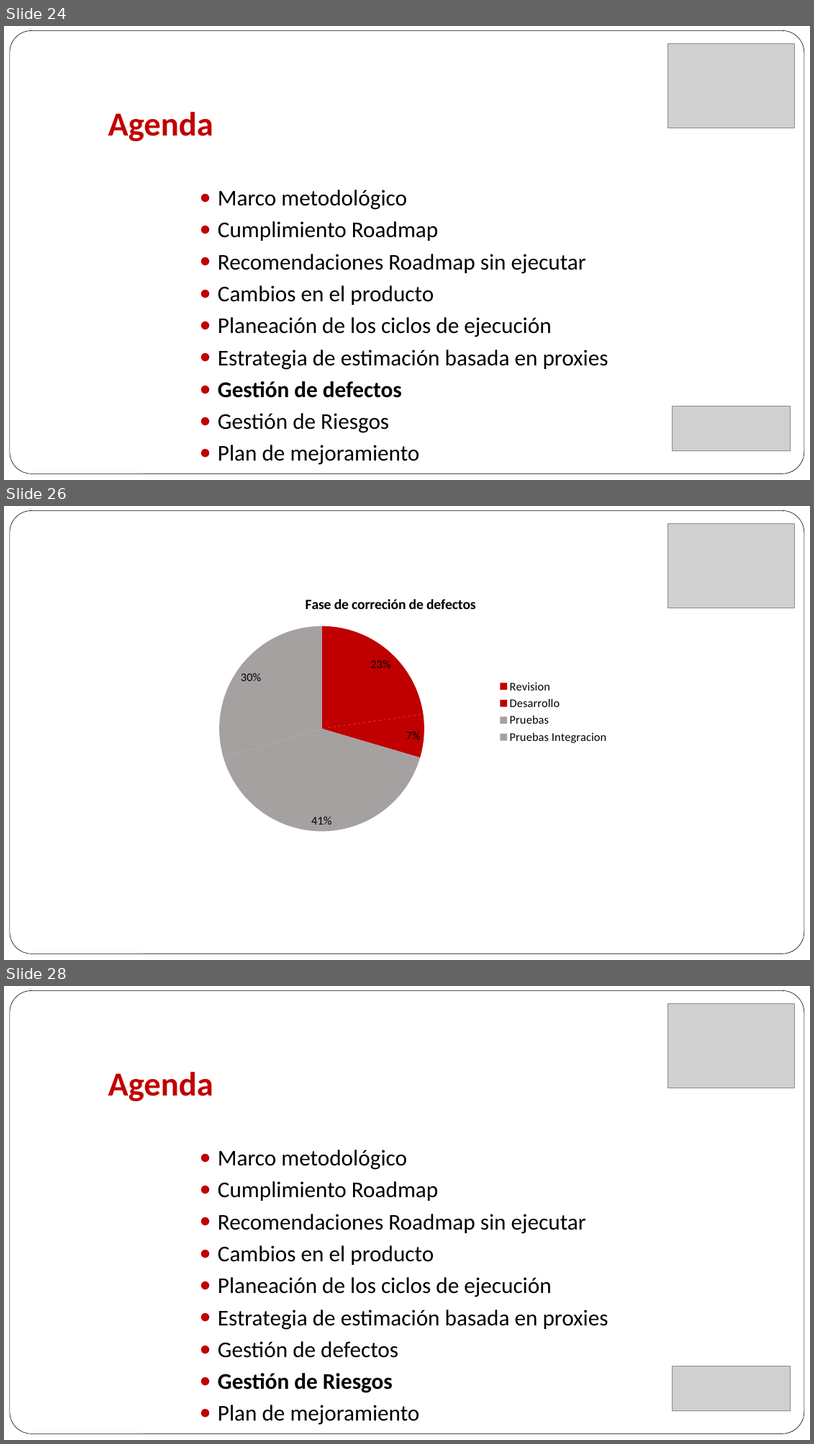
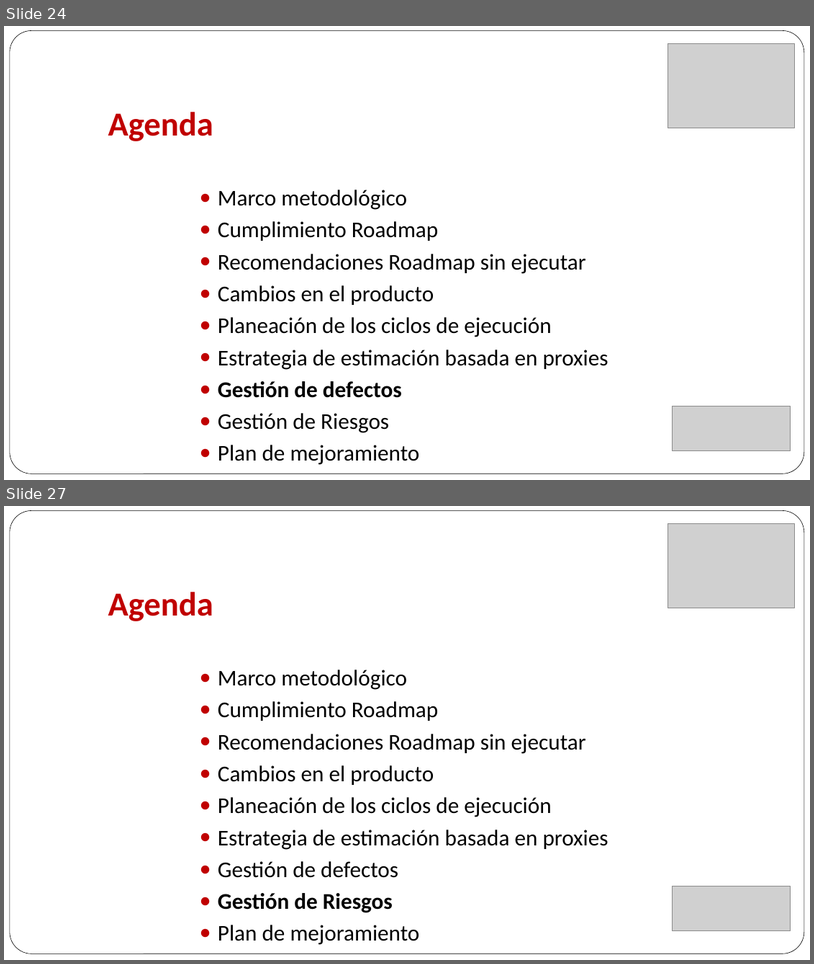
Before and after one commit to maforero/fejunesjuma, a slide deck: Projecto 3/Presenacion/Arquitectura Objetivo MPLA.pptx. Shown one above the other, each under a label of ours: slides 24, 26 and 28 before the commit, slides 24 and 27 after it; the slides between them are not shown. The pictures are 814x1444 and 814x964 pixels, drawn with LibreOffice and Linux fonts; fonts in the diff are those of the drawing; grey boxes stand for pictures. Boxes give left, top, right and bottom in pixels: in the first picture for what was removed or moved away, otherwise in the second. Text is boxed around its words. In the diff, an @@ line names an element or a change of style, - is before the commit and + after.

```diff
--- a/Projecto 3/Presenacion/Arquitectura Objetivo MPLA.pptx
+++ b/Projecto 3/Presenacion/Arquitectura Objetivo MPLA.pptx
@@ slide 26 removed at box(4, 506, 810, 960), background #FFFFFF; not listed: 1 template element that a slide beside it also shows @@
@@ picture removed at box(669, 523, 795, 608) @@
@@ pie chart removed at box(165, 584, 616, 840) @@
-title "Fase de correción de defectos"
-categories: Revision, Desarrollo, Pruebas, Pruebas Integracion
-Series 1: 23, 7, 41, 30
@@ what was slide 28 is now slide 27 @@
```
Also in this commit, not shown: 13 slides changed, 3 slides added, 4 other slides removed.
